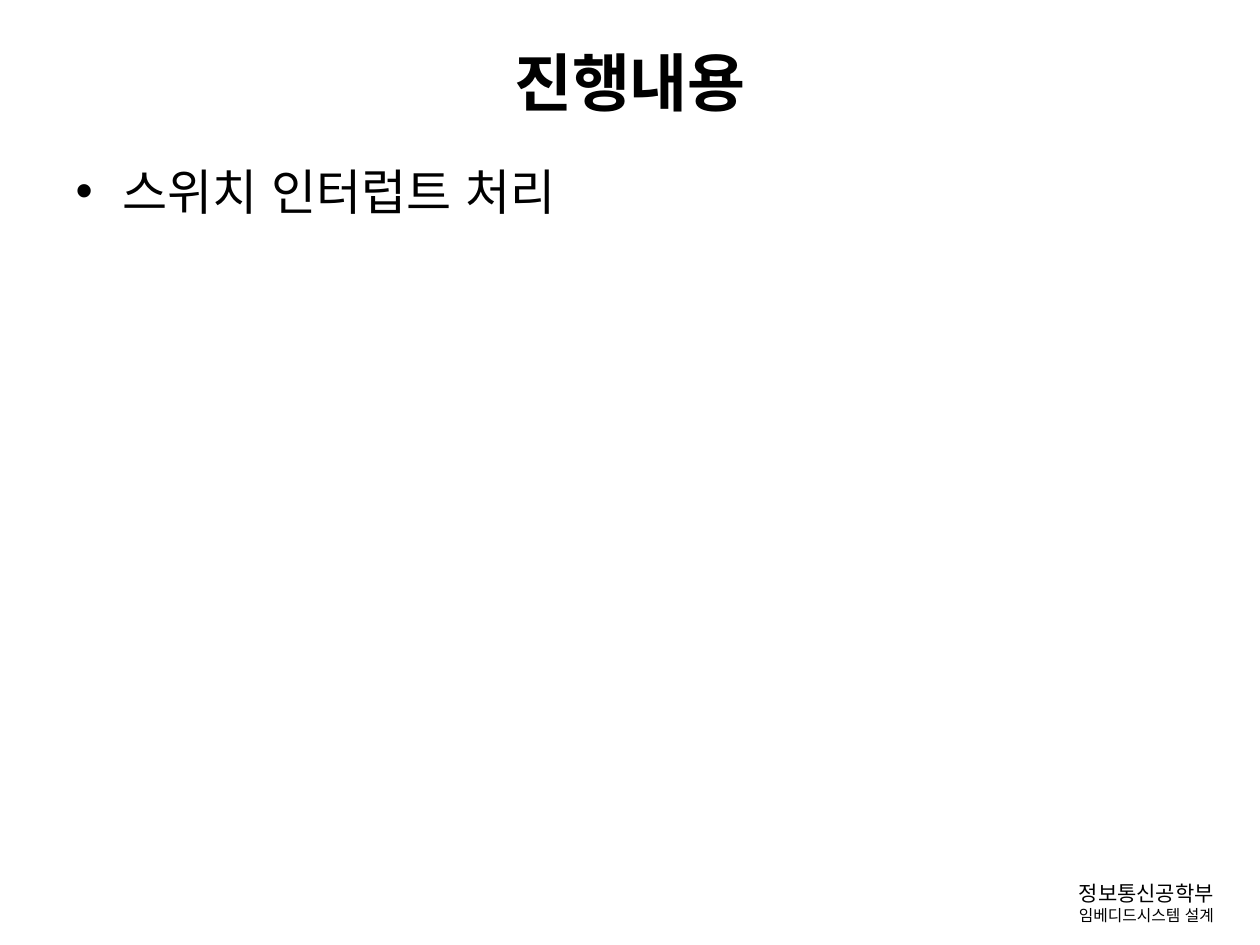
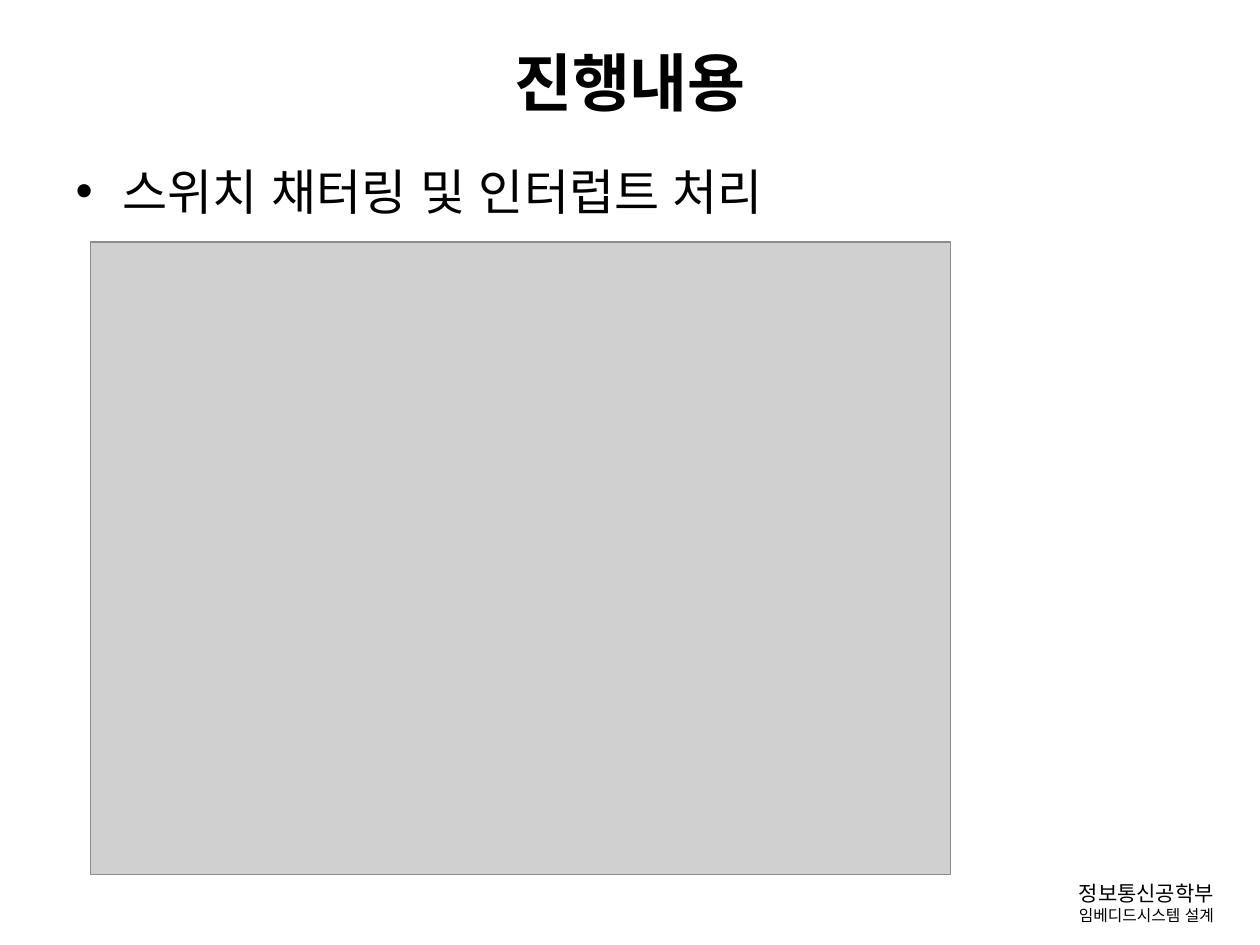
Before and after one commit to gusghrlrl101/Diving-Computer, a slide deck: slide 9 of 발표관련/임베디드_중간보고.pptx. Drawn at 1260x945 pixels with LibreOffice and Linux fonts; fonts in the diff are those of the drawing; grey boxes stand for pictures; background and template pictures are left out. Boxes give left, top, right and bottom in pixels: in the first picture for what was removed or moved away, otherwise in the second. Text is boxed around its words. In the diff, an @@ line names an element or a change of style, - is before the commit and + after.

```diff
--- a/발표관련/임베디드_중간보고.pptx
+++ b/발표관련/임베디드_중간보고.pptx
@@ text at bbox=[123, 169, 763, 214]: text changed @@
-• 스위치 인터럽트 처리
+• 스위치 채터링 및 인터럽트 처리
@@ picture added at bbox=[91, 242, 951, 874] @@
```
Also in this commit, not shown: 10 other slides changed, 4 slides added.
